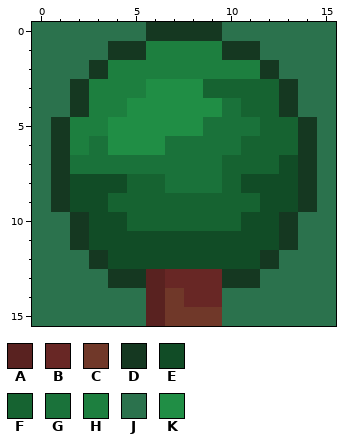
File history of a pixel-art sprite, res/com/kingdomtile/tile/tree.png. The first picture shows the starting point.
The file is 16x16 pixels.
Palette (. is transparent): A #592220  B #682725  C #703829  D #153821  E #114c26  F #166331  G #1a723a  H #1d7f3f  J #2b724d  K #208e45
Pixels before, first column x 0:
 0 JJJJJJDDDDJJJJJJ
 1 JJJJDDHHHHDDJJJJ
 2 JJJDHHHHHHHHDJJJ
 3 JJDHHHKKKFFFFDJJ
 4 JJDHHKKKKKGFFDJJ
 5 JDHHKKKKKGGGFFDJ
 6 JDHGKKKGGGGFFFDJ
 7 JDGGGGGGGGFFFEDJ
 8 JDEEEFFGGGFEEEDJ
 9 JDEEFFFFFFFFEEDJ
10 JJDEEFFFFFFEEDJJ
11 JJDEEEEEEEEEEDJJ
12 JJJDEEEEEEEEDJJJ
13 JJJJDDABBBDDJJJJ
14 JJJJJJACBBJJJJJJ
15 JJJJJJACCCJJJJJJ
Now the later version:
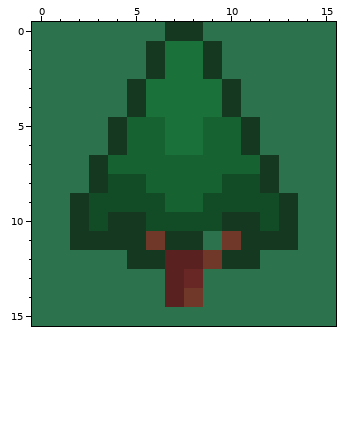
Diff:
Changed rows in their new state; - is an unchanged pixel.
first column x 1:
 0 -----J--J-----
 1 ---JJDGGDJJ---
 2 --JJJDGGDJJJ--
 3 -JJJDGGGGDJJJ-
 4 -JJJDGGGGDJJJ-
 5 JJJDFFGGFFDJJJ
 6 JJJDFF--FFDJJJ
 7 JJDFFFFFF--DJJ
 8 JJD-E-FFFE-DJJ
 9 JD-EEE--EEE-DJ
10 ---DDEEEEDD---
11 --DDDCDDJCDD--
12 --JJDDAACDDJ--
13 ---JJJA-JJJ---
14 -----JACJ-----
15 -----JJJJ-----
